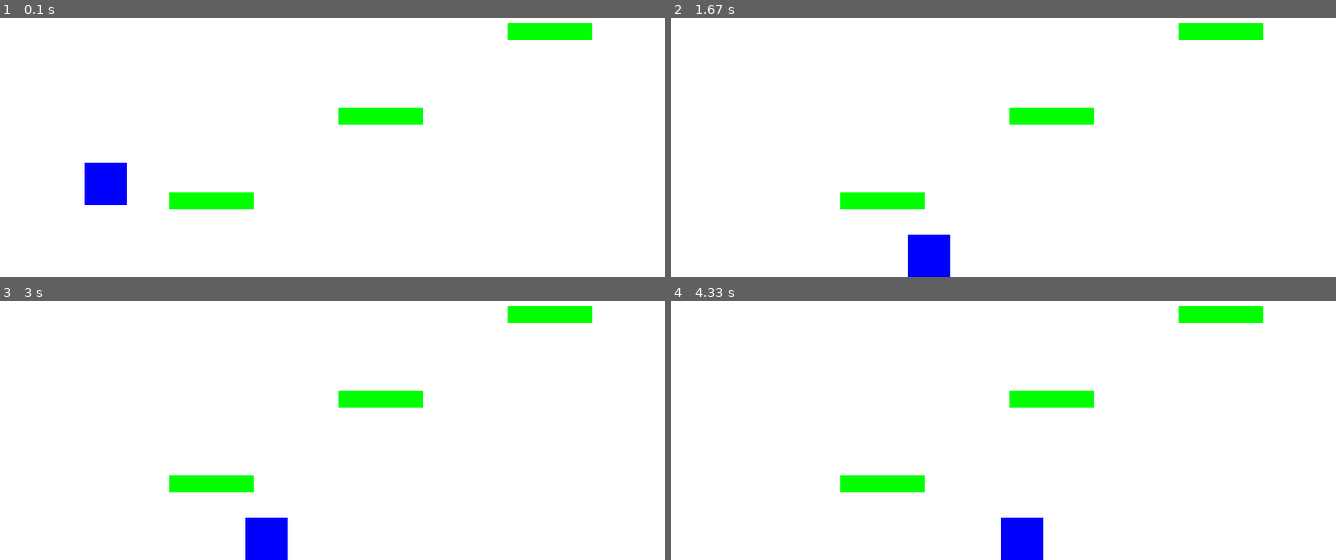
Above: before the commit, frames 1-4 (two rows, left to right).
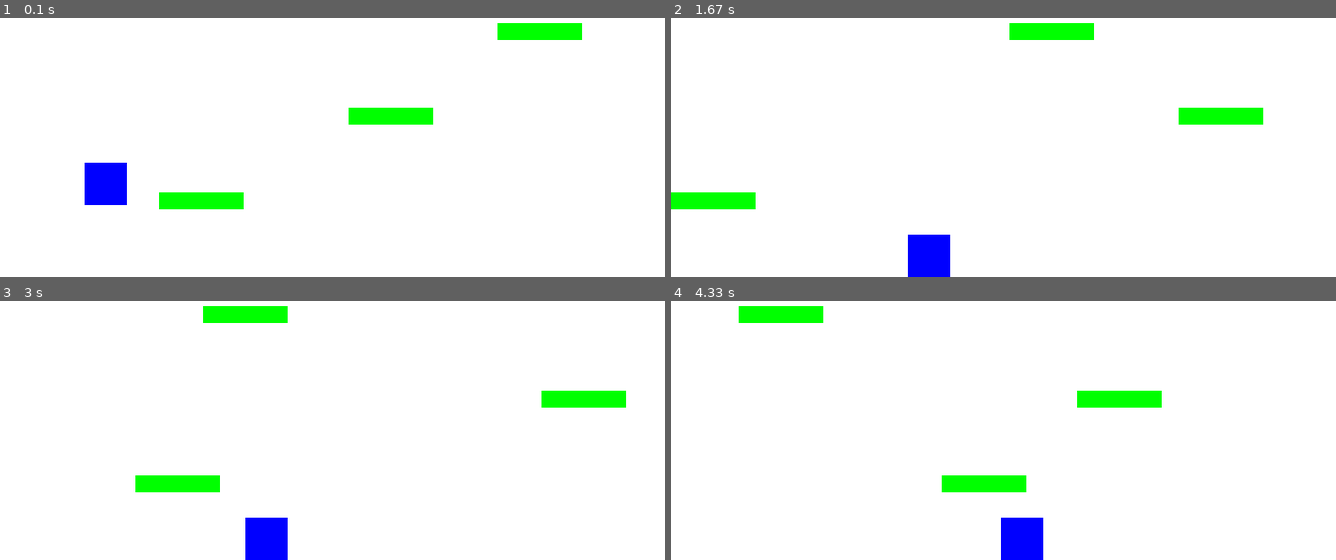
Above: after the commit, the same moments.

Repository: imagineer-ty/2D-Game-Test
Game: pygame game, started from PyGame1/PyGame1.py
The game is run twice, just before and just after one commit, with the same random seed, the same clock (stepped at 60 frames per second) and the same inputs.
Inputs:
- Up to frame 1 (0.1 s): no input
- Up to frame 2 (1.67 s): hold Right 0.33-0.8 s; hold Right 0.83-1.3 s; hold Left from 1.33 s (still down)
- Up to frame 3 (3 s): release Left at 1.87 s; hold Left 1.9-2.3 s; hold Right 2.33-2.97 s
- Up to frame 4 (4.33 s): hold Left 3-3.47 s; hold Right 3.5-3.97 s; hold Right from 4 s (still down)

The runs differ from the first frame. In frame 1, 0.6% of the frame differs, in the area x 23-90%, y 1-74%; in frame 2, 5.0%, in the area x 0-90%, y 1-74%; in frame 3, 4.0%; in frame 4, 4.7%.

Commit message:
horizontal movement

Diff:
--- a/PyGame1/PyGame1.py
+++ b/PyGame1/PyGame1.py
@@ -1,6 +1,6 @@
-
 import pygame
 import sys
+import random
 
 # Initialize Pygame
 pygame.init()
@@ -19,13 +19,14 @@
 PLAYER_HEIGHT = 50
 PLAYER_COLOR = BLUE
 PLAYER_SPEED = 5
-PLAYER_JUMP_STRENGTH = 12
+PLAYER_JUMP_STRENGTH = 10
 GRAVITY = 0.5
 
 # Platform settings
 PLATFORM_COLOR = GREEN
 PLATFORM_WIDTH = 100
 PLATFORM_HEIGHT = 20
+PLATFORM_SPEED = 2
 
 # Create the screen
 screen = pygame.display.set_mode((SCREEN_WIDTH, SCREEN_HEIGHT))
@@ -103,6 +104,14 @@
         self.rect = self.image.get_rect()
         self.rect.x = x
         self.rect.y = y
+        self.change_x = random.choice([-PLATFORM_SPEED, PLATFORM_SPEED])
+
+    def update(self):
+        self.rect.x += self.change_x
+
+        # Reverse direction if the platform hits the screen edge
+        if self.rect.right >= SCREEN_WIDTH or self.rect.left <= 0:
+            self.change_x *= -1
 
 # Create sprite groups
 all_sprites = pygame.sprite.Group()
